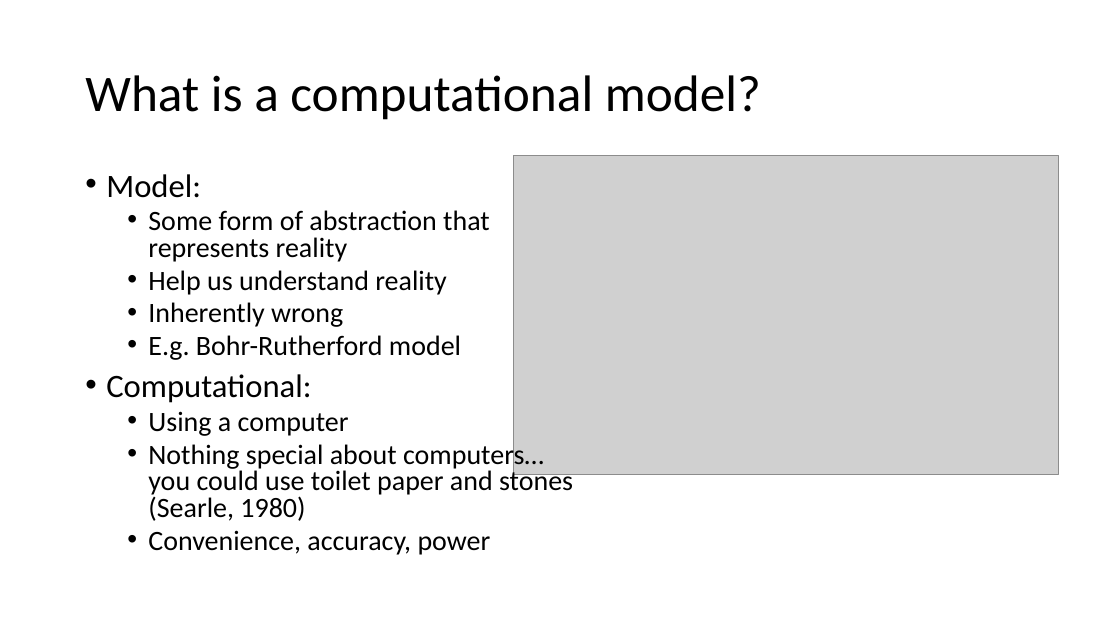
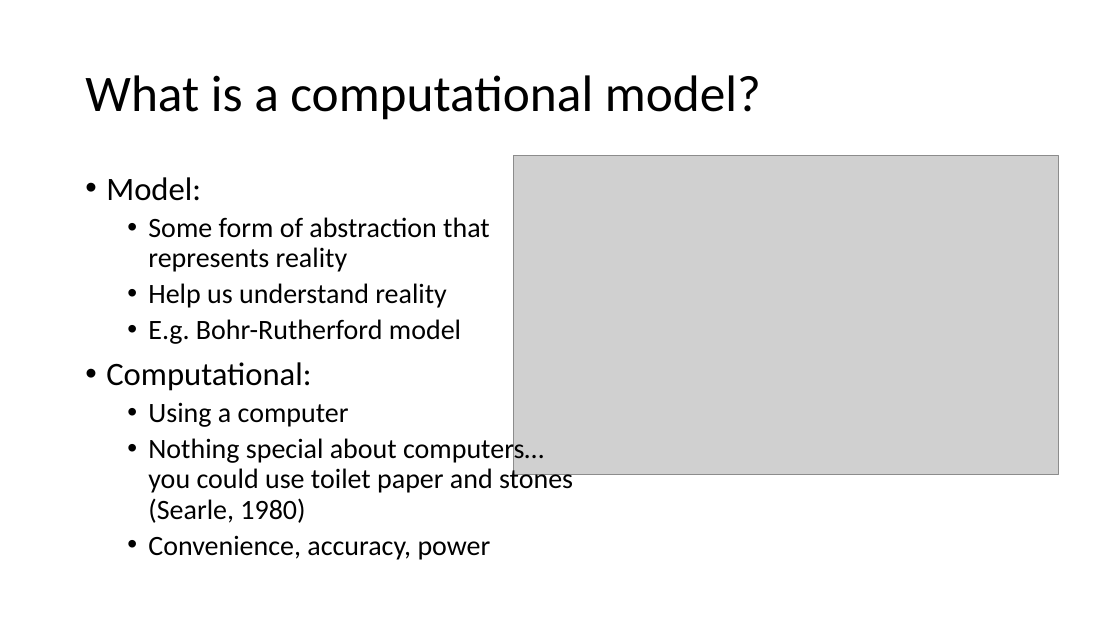
Before and after one commit to kcastanheira/Cog_modelling_tutorial, a slide deck: slide 2 of Modelling Tutorial.pptx. Drawn at 1120x630 pixels with LibreOffice and Linux fonts; fonts in the diff are those of the drawing; grey boxes stand for pictures. Boxes give left, top, right and bottom in pixels: in the first picture for what was removed or moved away, otherwise in the second. Text is boxed around its words. In the diff, an @@ line names an element or a change of style, - is before the commit and + after.

```diff
--- a/Modelling Tutorial.pptx
+++ b/Modelling Tutorial.pptx
@@ text "Model:" at bbox=[106, 177, 573, 560]: line spacing 0.8 to 0.9 @@
@@ text at bbox=[148, 302, 343, 327]: paragraph removed @@
-  • Inherently wrong
```
Also in this commit, not shown: 2 slides removed.
